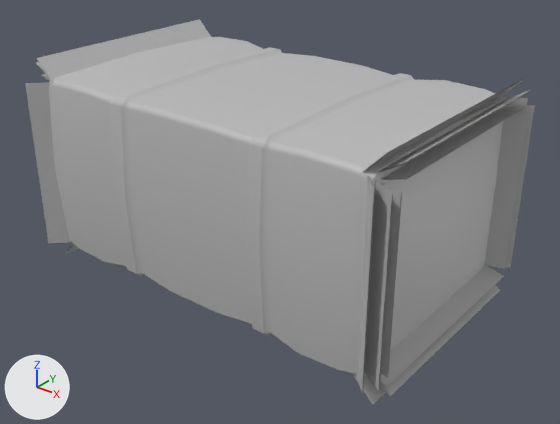
A saved change to the FBX model ChickenDice_Unity/Assets/Art/Enviro/Paille/Sm_enviro_BotteDePaille_04.fbx.
The view is the same before and after, from a camera (50 mm lens) standing at (1.206, -1.465, 1.055) and looking at (0.047, -0.016, 0.157). Arrows for +X, +Y and +Z are at lower left; the lights stay in place. Where no turn or scale is listed for an object, it has been applied to the vertices. Vertices at the same position are counted once.

The scene before the commit, as lines of its bpy script (objects in view):
```python
me_mesh = bpy.data.meshes.new('Mesh')
me_mesh.from_pydata(...)  # 408 vertices, 288 faces; spans x -0.56..0.56, y -0.348..0.348, z -0.05..0.535
me_mesh.materials.append(mat_l_objet_scene)  # grey #bcbcbc
ob_enviro_bottedepaille_03 = bpy.data.objects.new('enviro_BotteDePaille_03', me_mesh)
ob_enviro_bottedepaille_03.location = (0.0, 0.0, 0.0)
```
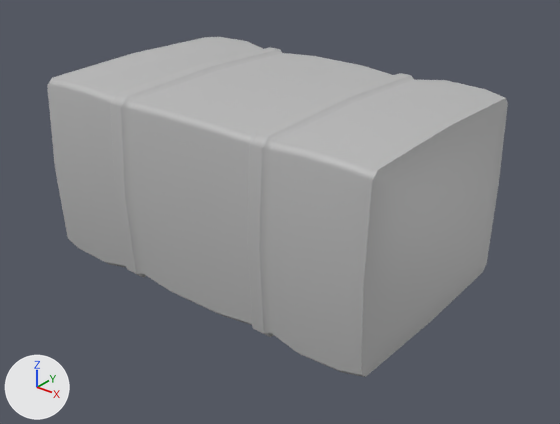
Edits to the bpy script that builds the scene:
```text
Change me_mesh:
    used by ob_enviro_bottedepaille_03; location = (0.0, 0.0, 0.0)
    remove me_mesh.from_pydata(...)  # 408 vertices, 288 faces; spans x -0.56..0.56, y -0.348..0.348, z -0.05..0.535
    add me_mesh.from_pydata(...)  # 216 vertices, 240 faces; spans x -0.515..0.517, y -0.332..0.332, z -0.024..0.509
    me_mesh part 1: 48 loose pieces with 192 vertices, spanning x -0.56..0.56, y -0.348..0.348, z -0.05..0.535, are deleted
```

Changed parts and their boxes (x1, y1, x2, y2) in the pictures (560 x 424 px):
'enviro_BotteDePaille_03', reshaped (10% narrower, 12% shorter): before (25, 19, 535, 405); after (47, 37, 508, 377)
part 1 of me_mesh, deleted: before (25, 19, 535, 405)
